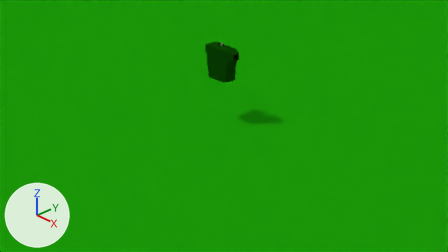
Two versions of the Blender file player.blend, one commit apart.
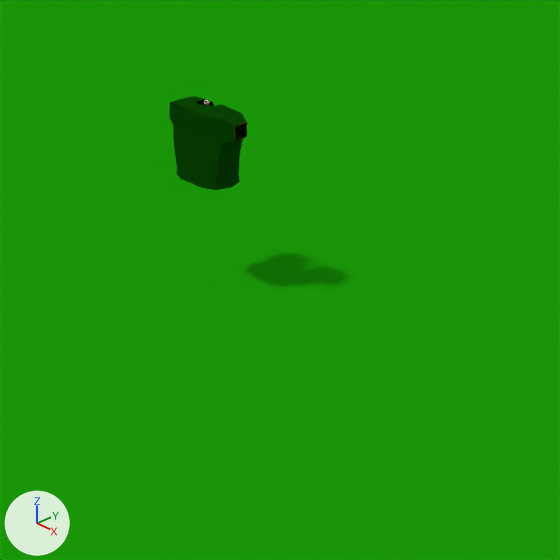
Old and new are each drawn from the file's camera 'Camera' and again close up on the part from 29% to 84% of the width and 0% to 96% of the height. The axes (+X, +Y, +Z) are drawn at lower left. The lights are the same throughout.

Names of what the first close-up shows: 'Plane', 'Shirt'.
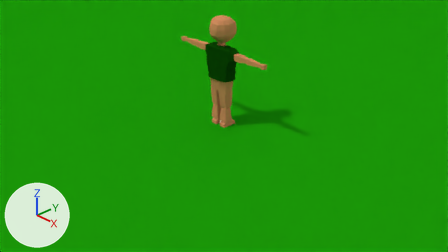
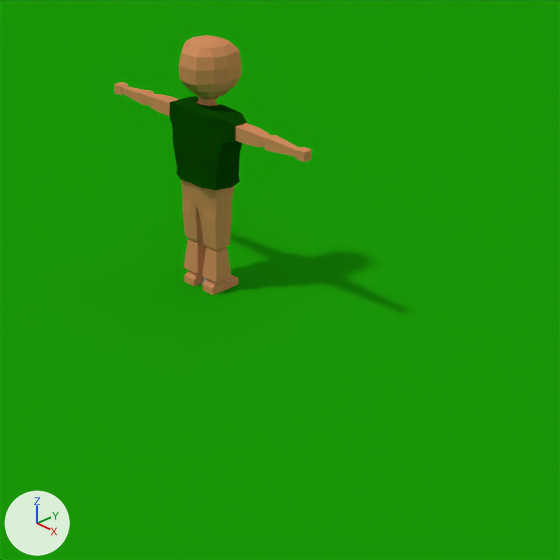
Commit message: Update player

Location of each change, (x1, y1, x2, y2) in pixels of the close-ups (560 x 560 px):
'model_player_v4', shown (brown): after (114, 35, 312, 295)
'Attachment_Body', shown: after (202, 277, 207, 284)

The change in detail:
Object 'model_player_v4' (ob_model_player_v4) is now shown.
Object 'Attachment_Body' (ob_attachment_body) is now shown.
